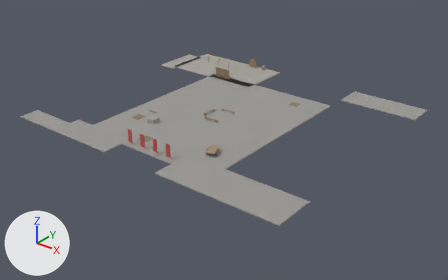
The glTF model assets/level/garrison/courtyard.glb, before and after one commit.
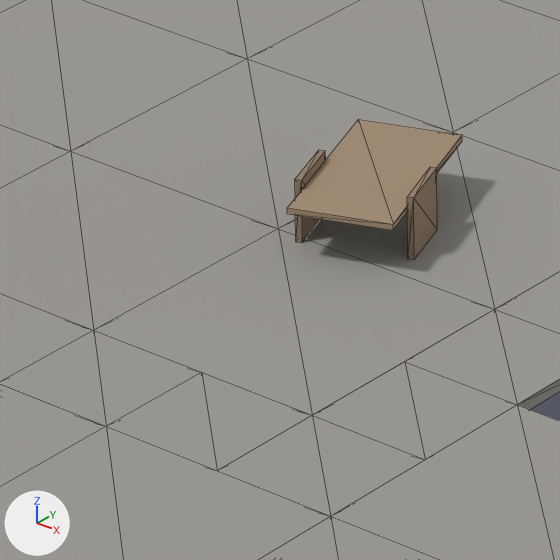
The first picture shows the older version from a camera (50 mm lens) standing at (69.2, -87.3, 48.1) and looking at (1.4, -2.5, -4.5). The close-ups show the older and then the newer version on the part from 40% to 51% of the width and 48% to 65% of the height of that picture. Only the edits that show in the close-ups are written down. The lights are fixed; the arrows at lower left show +X, +Y and +Z. The close-ups show mesh edges as thin lines. Where no turn or scale is listed for an object, it has been applied to the vertices. Vertices at exactly the same position are counted once.

Objects in the first close-up: 'cart.001', 'floor_cobble_2.014', 'floor_cobble_2.032', 'floor_cobble_2.033', 'floor_cobble_4.044', 'floor_cobble_4.052', 'floor_cobble_4.053', 'floor_cobble_4.054', 'floor_cobble_4.062', 'floor_cobble_4.063', 'floor_cobble_4.071', 'floor_cobble_4.076' and 11 more.
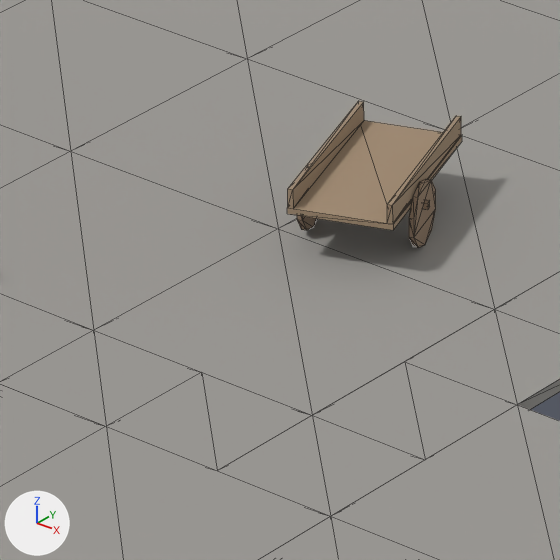
Where the change shows, as pixel boxes [x1, y1, x2, y2] in the close-ups (560 x 560 px):
'cart.001', reshaped
    before: [287, 119, 462, 260]
    after: [287, 101, 462, 248]
part 1 of me_kit_cart, rebuilt
    before: [295, 150, 326, 242]
    after: [297, 216, 317, 230]
part 2 of me_kit_cart, rebuilt (10% narrower, 26% shorter)
    before: [407, 167, 437, 260]
    after: [409, 179, 436, 248]
part 3 of me_kit_cart, added
    after: [288, 101, 461, 224]

The edits, one by one:
me_kit_cart is used by ob_cart_001; location (9.0, -15.0, 0.0).
me_kit_cart had 24 vertices, 36 faces and spanned x -1.26..1.26, y -1.68..1.68, z 0.0..1.0.
me_kit_cart now has 72 vertices, 120 faces and spans x -1.26..1.26, y -1.68..1.68, z 0.0..1.15.
me_kit_cart part 1: the loose piece of 8 vertices spanning x -0.88..-0.44, y -1.15..-0.18, z 0.0..1.0 is rebuilt with 20 vertices and now spans x -0.86..-0.46, y -1.13..-0.21, z 0.0..1.0.
me_kit_cart part 2: the loose piece of 8 vertices spanning x 0.72..1.15, y -0.57..0.4, z 0.0..1.0 is rebuilt with 20 vertices and now spans x 0.74..1.14, y -0.55..0.38, z 0.0..1.0.
me_kit_cart part 3: 24 vertices added at x -1.26..1.26, y -1.68..1.68, z 0.6..1.15.
